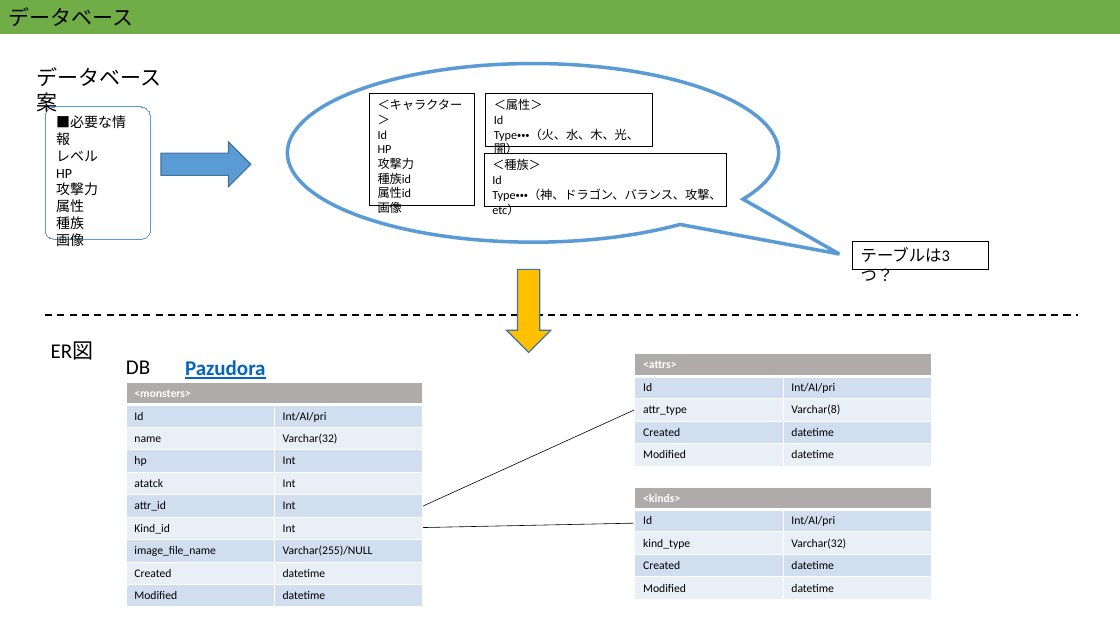
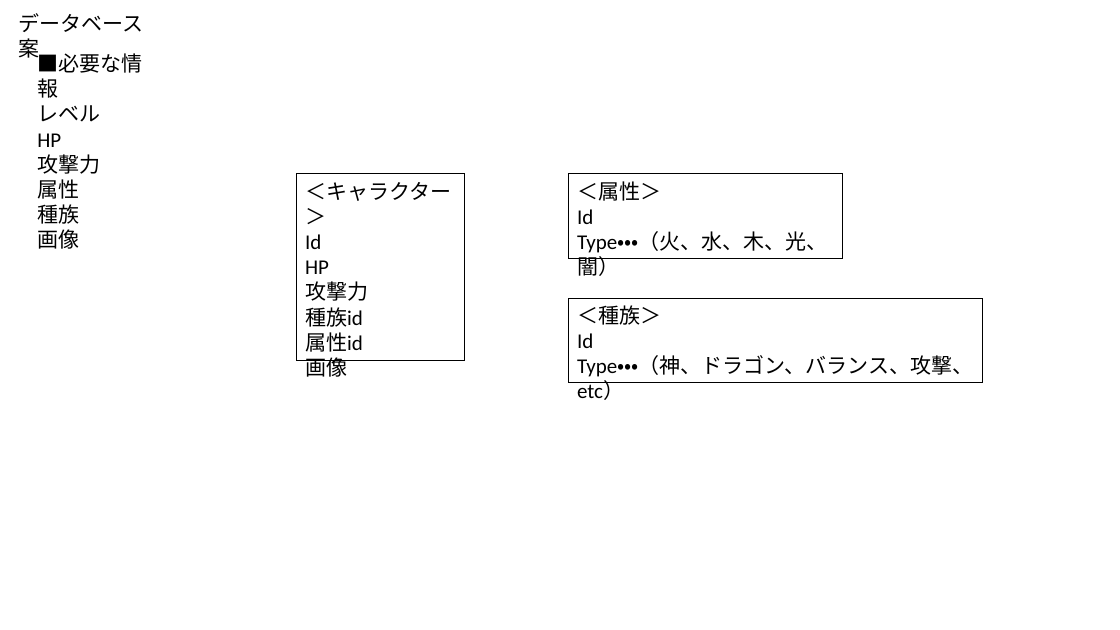
Before and after one commit to PracticeMan/Pazudora, a slide deck: slide 2 of 設計資料.pptx (slide 4 before the commit). Drawn at 1120x630 pixels with LibreOffice and Linux fonts; fonts in the diff are those of the drawing. Boxes give left, top, right and bottom in pixels: in the first picture for what was removed or moved away, otherwise in the second. Text is boxed around its words. In the diff, an @@ line names an element or a change of style, - is before the commit and + after.

```diff
--- a/設計資料.pptx
+++ b/設計資料.pptx
@@ rectangle removed at [0,0,1120,34] @@
-データベース
@@ text "データベース案": place and size @@
-text "データベース案" at [37,67,162,116]
+text "データベース案" at [19,13,144,61]
@@ text "■必要な情報": place and size @@
-text "■必要な情報" at [45,107,150,239]
+text "■必要な情報" at [37,51,142,249]
@@ text "■必要な情報" at [37,51,142,249]: size 12 to 18 pt; outline #5B9BD5 0.75 pt to none @@
@@ speech bubble removed at [287,64,779,243] @@
@@ right arrow removed at [161,142,251,187] @@
@@ rectangle "＜キャラクター＞": place and size @@
-rectangle "＜キャラクター＞" at [370,93,475,206]
+rectangle "＜キャラクター＞" at [297,174,464,360]
@@ rectangle "＜属性＞": place and size @@
-rectangle "＜属性＞" at [486,93,653,146]
+rectangle "＜属性＞" at [569,174,842,259]
@@ rectangle removed at [853,241,988,270] @@
-テーブルは3つ？
@@ right arrow removed at [507,270,551,353] @@
@@ size 10.5 to 18 pt in 3 elements at [297,174,464,360], [569,174,842,259], [569,298,983,383] @@
@@ rectangle "＜種族＞": place and size @@
-rectangle "＜種族＞" at [484,154,727,207]
+rectangle "＜種族＞" at [569,298,983,383]
@@ line removed from (45, 315) to (1078, 315) @@
@@ text removed at [51,341,94,360] @@
-ER図
@@ text removed at [118,350,191,383] @@
-DB名：
@@ table removed at [635,354,931,465], 5 rows, 2 columns @@
-<attrs> | 
-Id | Int/AI/pri
-attr_type | Varchar(8)
-Created | datetime
-Modified | datetime
@@ table removed at [126,382,422,607], 10 rows, 2 columns @@
-<monsters> | 
-Id | Int/AI/pri
-name | Varchar(32)
-hp | Int
-atatck | Int
-attr_id | Int
-Kind_id | Int
-image_file_name | Varchar(255)/NULL
-Created | datetime
-Modified | datetime
@@ text removed at [185,360,265,379] @@
-Pazudora
@@ line removed from (423, 507) to (635, 410) @@
@@ table removed at [635,487,931,599], 5 rows, 2 columns @@
-<kinds> | 
-Id | Int/AI/pri
-kind_type | Varchar(32)
-Created | datetime
-Modified | datetime
@@ line removed from (422, 528) to (635, 523) @@
```
Also in this commit, not shown: 2 slides added, 3 slides removed, 23 other files.
